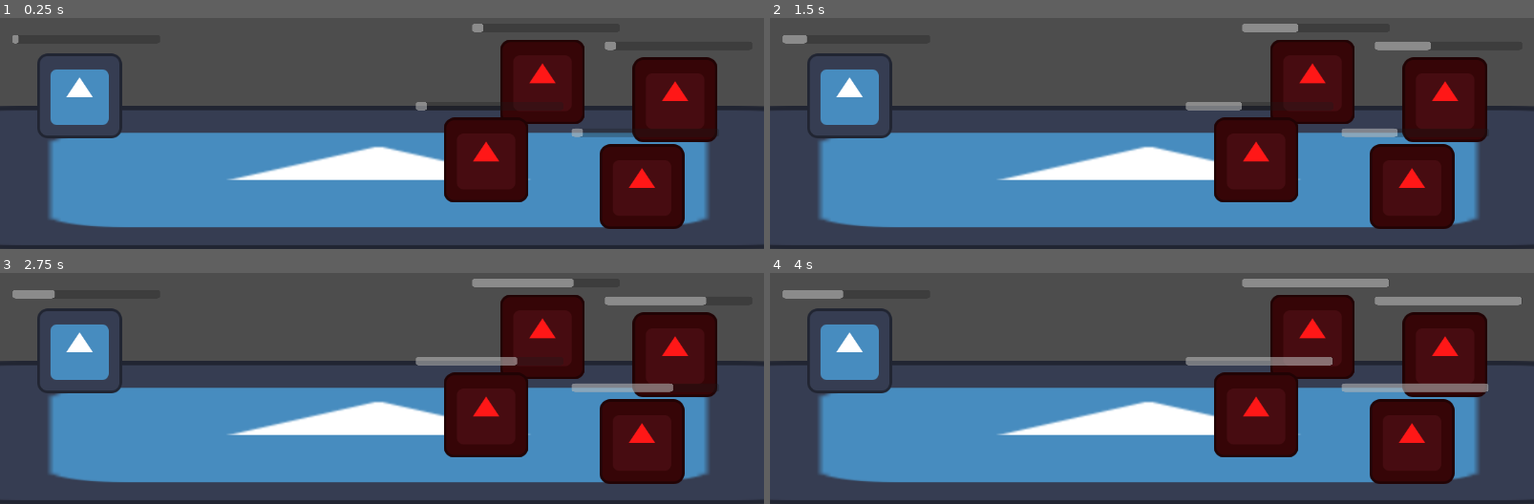
Above: before the commit, frames 1-4 (two rows, left to right).
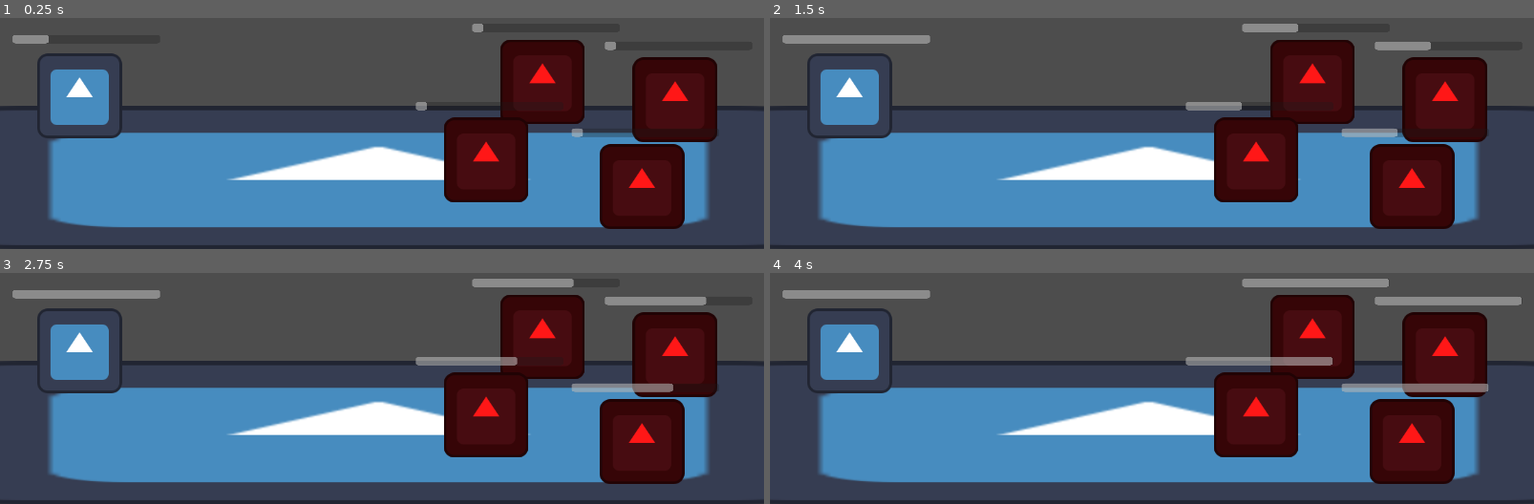
Above: after the commit, the same moments.

Repository: Lord-Dargon/The-Way
Game: Godot game, scene res://Scenes/Battle.tscn
Two runs of this game, one before a commit and one after it. Both use one fixed random seed, a clock stepped at 60 frames per second and the inputs below. The engine's default icon, where the game draws it, is replaced by a stand-in: a white triangle on a blue panel in a dark square.
Inputs:
- Up to frame 1 (0.25 s): no input
- Up to frame 2 (1.5 s): tap Enter at 0.5 s
- Up to frame 3 (2.75 s): no input
- Up to frame 4 (4 s): tap Space at 2.75 s

The runs differ from the first frame. In frame 1, 0.1% of the frame differs, in the area x 1-7%, y 7-12%; in frame 2, 0.6%, in the area x 4-21%, y 7-12%; in frame 3, 0.5%; in frame 4, 0.4%.

Commit message:
Added a little crosshair system
When the player selects an attack without having an enemy selected, the crosshairs will appear over the enemies.
Issues :
- it breaks when the enemy dies cause it still tries to get the crosshair; making the crosshair a child of the slot and not the enemy would fix it but idk how to reference it then
- its probably laid out weird and should probably be made entirely separate from stuff idk

Diff:
--- a/Scenes/ActionManager.tscn
+++ b/Scenes/ActionManager.tscn
@@ -1,6 +1,6 @@
 [gd_scene load_steps=2 format=3 uid="uid://diwhlddru52rs"]
 
-[ext_resource type="Script" path="res://Scenes/Action Manager.gd" id="1_8837b"]
+[ext_resource type="Script" path="res://Scripts/Action Manager.gd" id="1_8837b"]
 
 [node name="Action Manager" type="Node"]
 script = ExtResource("1_8837b")
--- a/Scenes/Battle.tscn
+++ b/Scenes/Battle.tscn
@@ -1,11 +1,18 @@
-[gd_scene load_steps=5 format=3 uid="uid://dbwep0qj6sw6w"]
-
+[gd_scene load_steps=7 format=3 uid="uid://dbwep0qj6sw6w"]
+
+[ext_resource type="Script" path="res://Scripts/UI Manager.gd" id="1_mvw1i"]
 [ext_resource type="Texture2D" uid="uid://c7vrifdgm18i2" path="res://Graphics/icon.svg" id="1_tlngn"]
 [ext_resource type="PackedScene" uid="uid://diwhlddru52rs" path="res://Scenes/ActionManager.tscn" id="1_u6fa8"]
 [ext_resource type="Script" path="res://Scripts/Test_Player.gd" id="2_ps8u1"]
 [ext_resource type="Script" path="res://Scripts/Enemy.gd" id="3_3281n"]
+[ext_resource type="Texture2D" uid="uid://dblp4561llpuh" path="res://Graphics/myohmy.jpeg" id="5_wjh16"]
 
 [node name="Battle" type="Node2D"]
+
+[node name="UI Manager" type="Node" parent="."]
+script = ExtResource("1_mvw1i")
+
+[node name="Timer" type="Timer" parent="UI Manager"]
 
 [node name="Action Manager" parent="." instance=ExtResource("1_u6fa8")]
 
@@ -18,7 +25,6 @@
 position = Vector2(120, 417)
 texture = ExtResource("1_tlngn")
 script = ExtResource("2_ps8u1")
-Spd = 10
 metadata/_edit_group_ = true
 
 [node name="TimerBar" type="ProgressBar" parent="Character"]
@@ -115,7 +121,7 @@
 [node name="Timer" type="Timer" parent="Enemy_Slot_1/Enemy"]
 one_shot = true
 
-[node name="ColorRect" type="ColorRect" parent="Enemy_Slot_1/Enemy"]
+[node name="Reticle" type="ColorRect" parent="Enemy_Slot_1/Enemy"]
 visible = false
 modulate = Color(1, 0, 0, 1)
 show_behind_parent = true
@@ -125,6 +131,15 @@
 offset_bottom = -33.0
 scale = Vector2(3.60225, 3.60225)
 
+[node name="Crosshair" type="TextureRect" parent="Enemy_Slot_1/Enemy"]
+visible = false
+offset_left = -64.0
+offset_top = -64.0
+offset_right = 64.0
+offset_bottom = 64.0
+texture = ExtResource("5_wjh16")
+expand_mode = 1
+
 [node name="Enemy_Slot_2" type="Node2D" parent="."]
 position = Vector2(1018, 423)
 
@@ -159,7 +174,7 @@
 [node name="Timer" type="Timer" parent="Enemy_Slot_2/Enemy"]
 one_shot = true
 
-[node name="ColorRect" type="ColorRect" parent="Enemy_Slot_2/Enemy"]
+[node name="Reticle" type="ColorRect" parent="Enemy_Slot_2/Enemy"]
 visible = false
 modulate = Color(1, 0, 0, 1)
 show_behind_parent = true
@@ -169,6 +184,15 @@
 offset_bottom = -33.0
 scale = Vector2(3.60225, 3.60225)
 
+[node name="Crosshair" type="TextureRect" parent="Enemy_Slot_2/Enemy"]
+visible = false
+offset_left = -64.0
+offset_top = -64.0
+offset_right = 64.0
+offset_bottom = 64.0
+texture = ExtResource("5_wjh16")
+expand_mode = 1
+
 [node name="Enemy_Slot_3" type="Node2D" parent="."]
 position = Vector2(733, 514)
 
@@ -203,7 +227,7 @@
 [node name="Timer" type="Timer" parent="Enemy_Slot_3/Enemy"]
 one_shot = true
 
-[node name="ColorRect" type="ColorRect" parent="Enemy_Slot_3/Enemy"]
+[node name="Reticle" type="ColorRect" parent="Enemy_Slot_3/Enemy"]
 visible = false
 modulate = Color(1, 0, 0, 1)
 show_behind_parent = true
@@ -213,6 +237,15 @@
 offset_bottom = -33.0
 scale = Vector2(3.60225, 3.60225)
 
+[node name="Crosshair" type="TextureRect" parent="Enemy_Slot_3/Enemy"]
+visible = false
+offset_left = -64.0
+offset_top = -64.0
+offset_right = 64.0
+offset_bottom = 64.0
+texture = ExtResource("5_wjh16")
+expand_mode = 1
+
 [node name="Enemy_Slot_4" type="Node2D" parent="."]
 position = Vector2(968, 554)
 
@@ -247,7 +280,7 @@
 [node name="Timer" type="Timer" parent="Enemy_Slot_4/Enemy"]
 one_shot = true
 
-[node name="ColorRect" type="ColorRect" parent="Enemy_Slot_4/Enemy"]
+[node name="Reticle" type="ColorRect" parent="Enemy_Slot_4/Enemy"]
 visible = false
 modulate = Color(1, 0, 0, 1)
 show_behind_parent = true
@@ -257,6 +290,17 @@
 offset_bottom = -33.0
 scale = Vector2(3.60225, 3.60225)
 
+[node name="Crosshair" type="TextureRect" parent="Enemy_Slot_4/Enemy"]
+visible = false
+offset_left = -64.0
+offset_top = -64.0
+offset_right = 64.0
+offset_bottom = 64.0
+texture = ExtResource("5_wjh16")
+expand_mode = 1
+
+[connection signal="timeout" from="UI Manager/Timer" to="UI Manager" method="_on_timer_timeout"]
+[connection signal="CrosshairFlash" from="Character" to="UI Manager" method="_on_character_crosshair_flash"]
 [connection signal="pressed" from="Character/Character_Button" to="Character" method="_on_character_button_pressed"]
 [connection signal="toggled" from="Character/Character_Button" to="Character" method="_on_character_button_toggled"]
 [connection signal="pressed" from="Character/Character_Button/Menu/Panel/Attack_1" to="Character" method="_on_attack_1_pressed"]
--- a/Scenes/Action Manager.gd
+++ b/Scripts/Action Manager.gd
@@ -12,6 +12,19 @@
 	var Action = Callable(self, "Attack1")
 
 func Attack1():
-	print("This definatly worked")
+	print("1 This definatly worked")
 	if Enemy_Selected:
 		Enemy_Selected.HP -= 50
+
+		if Enemy_Selected.HP <= 0:
+			Enemy_Selected = null
+
+func Attack2():
+	print("2 This definatly worked")
+	if Enemy_Selected:
+		Enemy_Selected.HP -= 50
+
+func Attack3():
+	print("3 This definatly worked")
+	if Enemy_Selected:
+		Enemy_Selected.HP -= 50
--- a/Scripts/Enemy.gd
+++ b/Scripts/Enemy.gd
@@ -10,7 +10,9 @@
 
 @onready var Action_bar = $Timer
 @onready var TimerBar = $TimerBar
-@onready var Reticle = $ColorRect
+@onready var Reticle = $Reticle
+@onready var Crosshair = $Crosshair
+
 
 
 
@@ -31,6 +33,7 @@
 
 	if  ActionManager.Enemy_Selected == self:
 		Reticle.show()
+
 	else:
 		Reticle.hide()
 
@@ -43,6 +46,7 @@
 	pass # Replace with function body.
 
 
+
 func _on_enemy_button_2_pressed():
 	ActionManager.Enemy_Selected = self
 	pass # Replace with function body.
--- a/Scripts/Test_Player.gd
+++ b/Scripts/Test_Player.gd
@@ -12,6 +12,8 @@
 @onready var menu = $Character_Button/Menu/Panel
 @onready var Action_bar = $Timer
 @onready var TimerBar = $TimerBar
+
+signal CrosshairFlash
 
 
 
@@ -40,19 +42,28 @@
 			Action_bar.start()
 		else:
 			print("Pick An Enemy")
+			CrosshairFlash.emit()
 
 
 func _on_attack_2_pressed():
 	if Action_bar.is_stopped():
-		print("Attack_2")
-		Action_bar.start()
-	pass
+		if ActionManager.Enemy_Selected:
+			print("Attack_2")
+			ActionManager.Attack2.call()
+			Action_bar.start()
+		else:
+			print("Pick An Enemy")
+			CrosshairFlash.emit()
 
 func _on_attack_3_pressed():
 	if Action_bar.is_stopped():
-		print("Attack_3")
-		Action_bar.start()
-		pass # Replace with function body.
+		if ActionManager.Enemy_Selected:
+			print("Attack_3")
+			ActionManager.Attack3.call()
+			Action_bar.start()
+		else:
+			print("Pick An Enemy")
+			CrosshairFlash.emit()
 
 
 
--- /dev/null
+++ b/Scripts/UI Manager.gd
@@ -0,0 +1,33 @@
+extends Node
+
+@onready var Crosshair1 = $"../Enemy_Slot_1/Enemy/Crosshair"
+@onready var Crosshair2 = $"../Enemy_Slot_2/Enemy/Crosshair"
+@onready var Crosshair3 = $"../Enemy_Slot_3/Enemy/Crosshair"
+@onready var Crosshair4 = $"../Enemy_Slot_4/Enemy/Crosshair"
+@onready var Crosshairs : Array = [Crosshair1, Crosshair2, Crosshair3, Crosshair4]
+@onready var CrosshairTimer = $Timer
+
+
+# Called when the node enters the scene tree for the first time.
+func _ready():
+	pass # Replace with function body.
+
+
+# Called every frame. 'delta' is the elapsed time since the previous frame.
+func _process(delta):
+	pass
+
+
+func _on_character_crosshair_flash():
+	Crosshair1.show()
+	Crosshair2.show()
+	Crosshair3.show()
+	Crosshair4.show()
+	CrosshairTimer.start()
+
+
+func _on_timer_timeout():
+	Crosshair1.hide()
+	Crosshair2.hide()
+	Crosshair3.hide()
+	Crosshair4.hide()
Binary file added: Graphics/myohmy.jpeg
Not shown, added: Graphics/myohmy.jpeg.import
